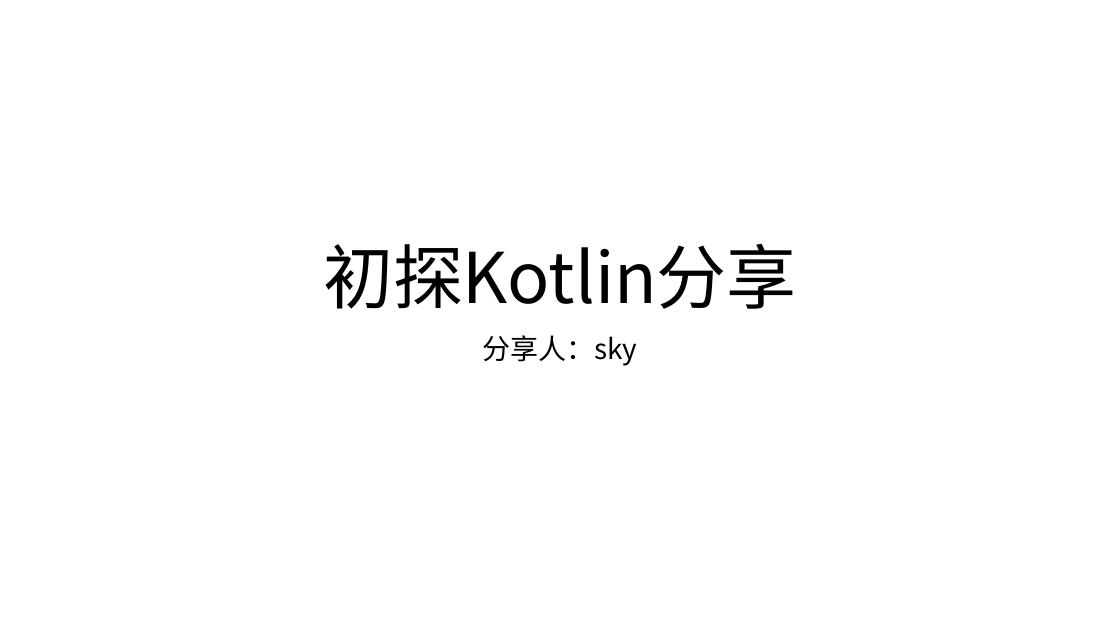
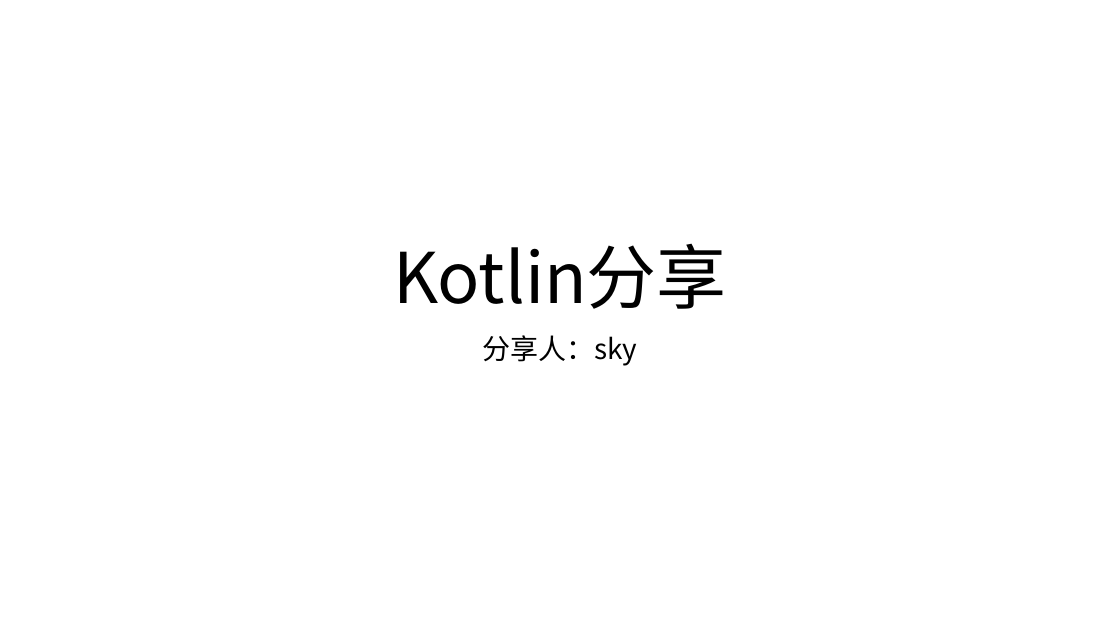
Before and after one commit to shenbibo/KotlinWeather, a slide deck: slide 1 of docs/初探kotlin.pptx. Drawn at 1120x630 pixels with LibreOffice and Linux fonts; fonts in the diff are those of the drawing. Boxes give left, top, right and bottom in pixels: in the first picture for what was removed or moved away, otherwise in the second. Text is boxed around its words. In the diff, an @@ line names an element or a change of style, - is before the commit and + after.

```diff
--- a/docs/初探kotlin.pptx
+++ b/docs/初探kotlin.pptx
@@ title at (x1=393, y1=244, x2=727, y2=309): text changed @@
-初探Kotlin分享
+Kotlin分享
```
Also in this commit, not shown: 1 other slide changed, 1 slide removed, 3 other files.
